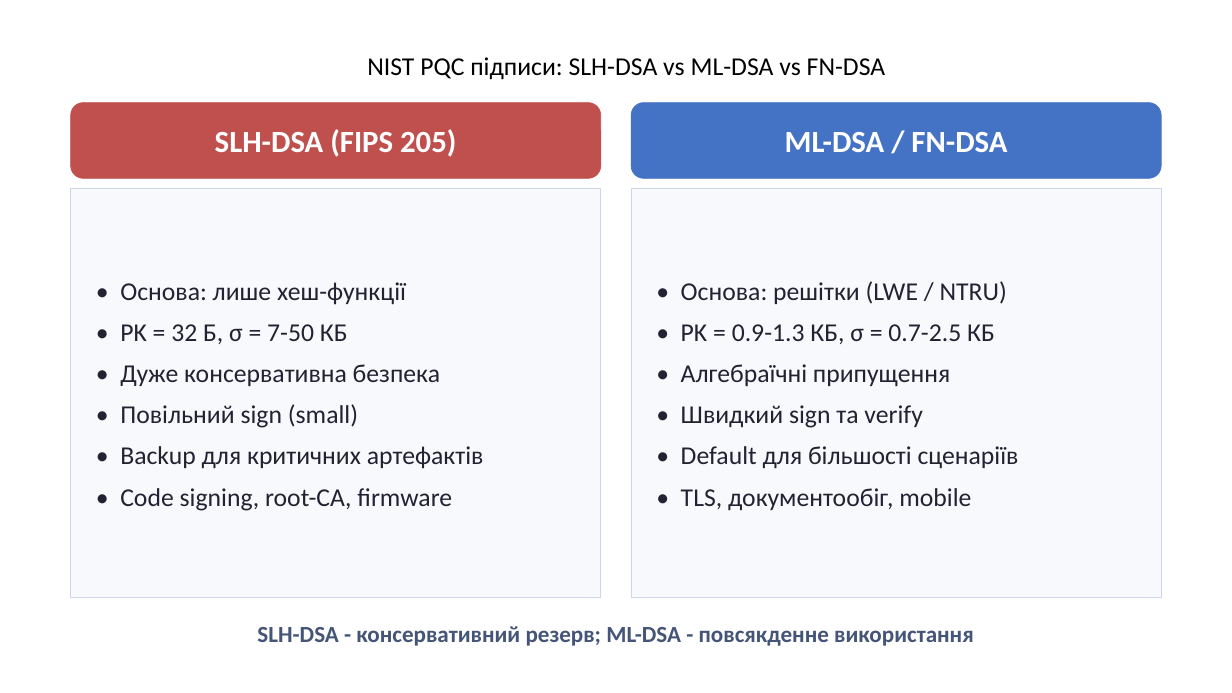
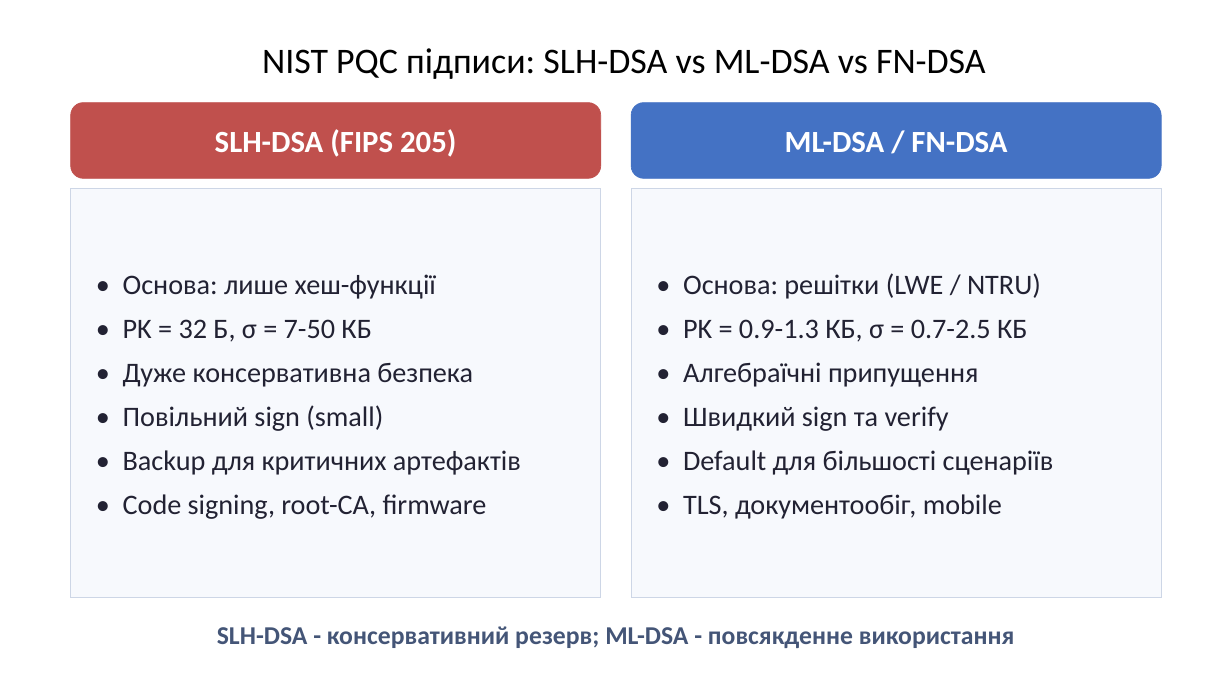
Before and after one commit to Andriykooo/ifntung-studies, a slide deck: slide 25 of Year 1/Постквантова криптографія/UA/2026/PPT/Презентація_7.pptx. Drawn at 1232x693 pixels with LibreOffice and Linux fonts; fonts in the diff are those of the drawing. Boxes give left, top, right and bottom in pixels: in the first picture for what was removed or moved away, otherwise in the second. Text is boxed around its words. In the diff, an @@ line names an element or a change of style, - is before the commit and + after.

Commit message:
feat(post-quantum-cryptography): increase font for 7th presentation

```diff
--- a/Year 1/Постквантова криптографія/UA/2026/PPT/Презентація_7.pptx
+++ b/Year 1/Постквантова криптографія/UA/2026/PPT/Презентація_7.pptx
@@ text "NIST PQC підписи: SLH-DSA vs ...": place and size @@
-text "NIST PQC підписи: SLH-DSA vs ..." at <box>367,57,886,80</box>
+text "NIST PQC підписи: SLH-DSA vs ..." at <box>262,48,986,79</box>
@@ text "NIST PQC підписи: SLH-DSA vs ..." at <box>262,48,986,79</box>: size 20 to 28 pt @@
@@ rectangle "• Основа: лише хеш-функції" at <box>71,189,602,598</box>: size 20 to 22 pt @@
@@ rectangle "• Основа: решітки (LWE / ..." at <box>631,189,1162,598</box>: size 20 to 22 pt @@
@@ text "SLH-DSA - консервативний резерв; ML-DSA ..." at <box>217,626,1014,648</box>: size 18 to 20 pt @@
```
Also in this commit, not shown: 24 other slides changed.
